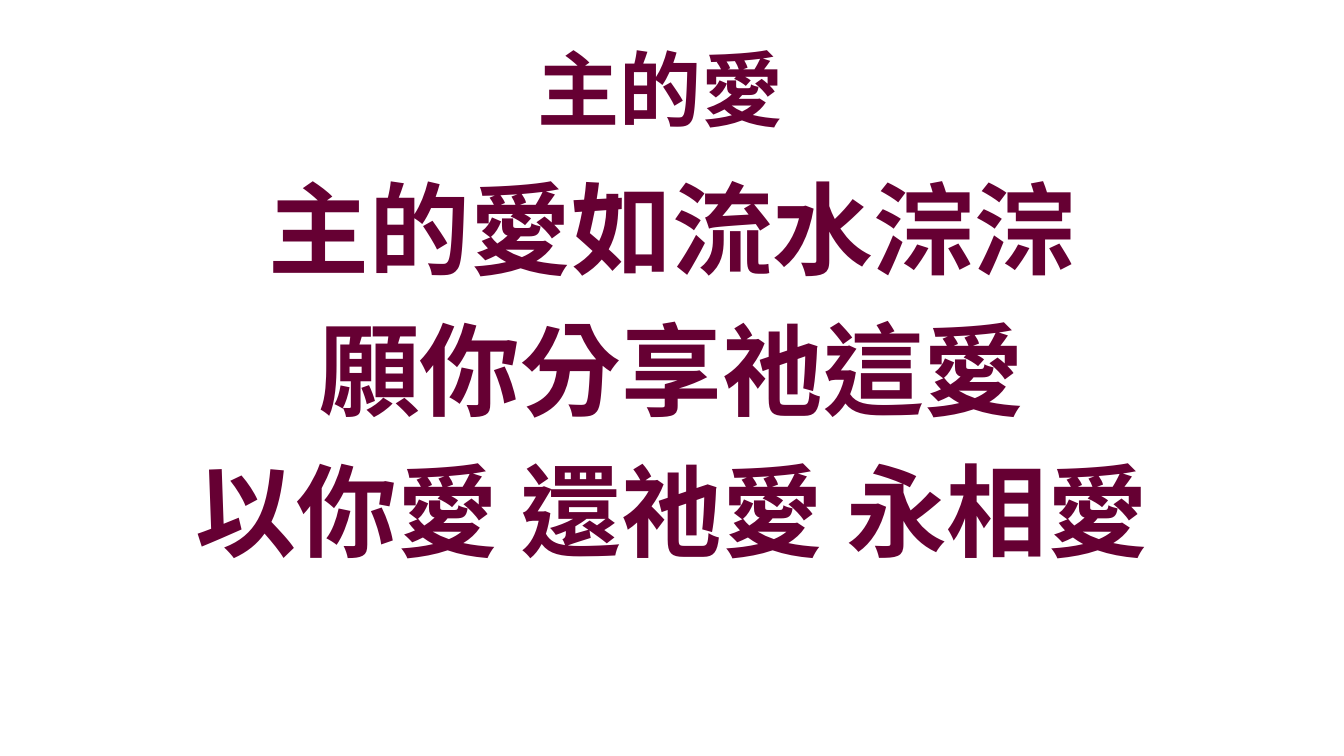
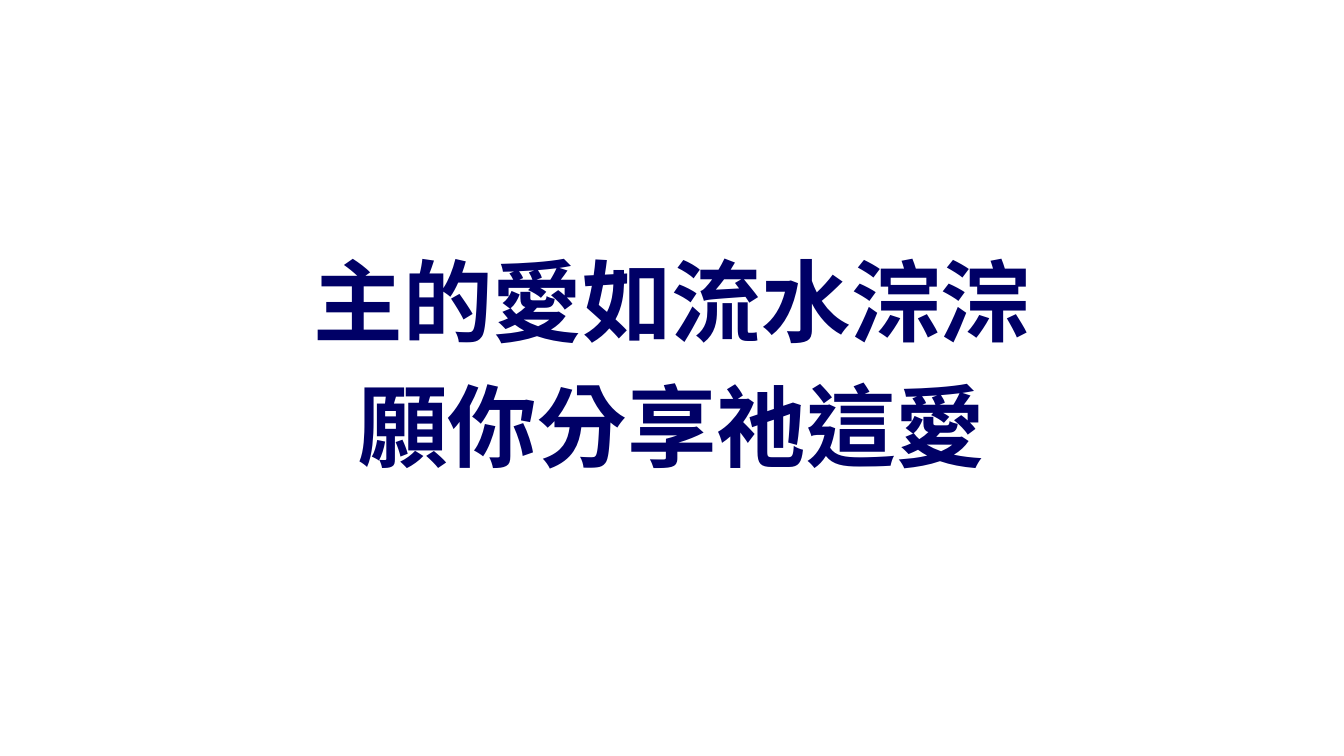
Before and after one commit to batisuoc/other-ppts, a slide deck: slide 37 of 崇拜流程_version02.pptx (slide 29 before the commit). Drawn at 1344x756 pixels with LibreOffice and Linux fonts; fonts in the diff are those of the drawing; background and template pictures are left out. Boxes give left, top, right and bottom in pixels: in the first picture for what was removed or moved away, otherwise in the second. Text is boxed around its words. In the diff, an @@ line names an element or a change of style, - is before the commit and + after.

```diff
--- a/崇拜流程_version02.pptx
+++ b/崇拜流程_version02.pptx
@@ title removed at (537, 50, 783, 128) @@
-主的愛
@@ text "主的愛如流水淙淙": place and size @@
-text "主的愛如流水淙淙" at (196, 181, 1148, 559)
+text "主的愛如流水淙淙" at (314, 258, 1031, 469)
@@ text "主的愛如流水淙淙" at (314, 258, 1031, 469): size 54 to 48 pt, text colour #660033 to #000066; less space between paragraphs; vertical alignment top to middle @@
@@ text at (196, 463, 1148, 559): paragraph removed @@
-以你愛 還祂愛 永相愛
```
Also in this commit, not shown: 7 other slides changed, 11 slides added, 1 other file.
